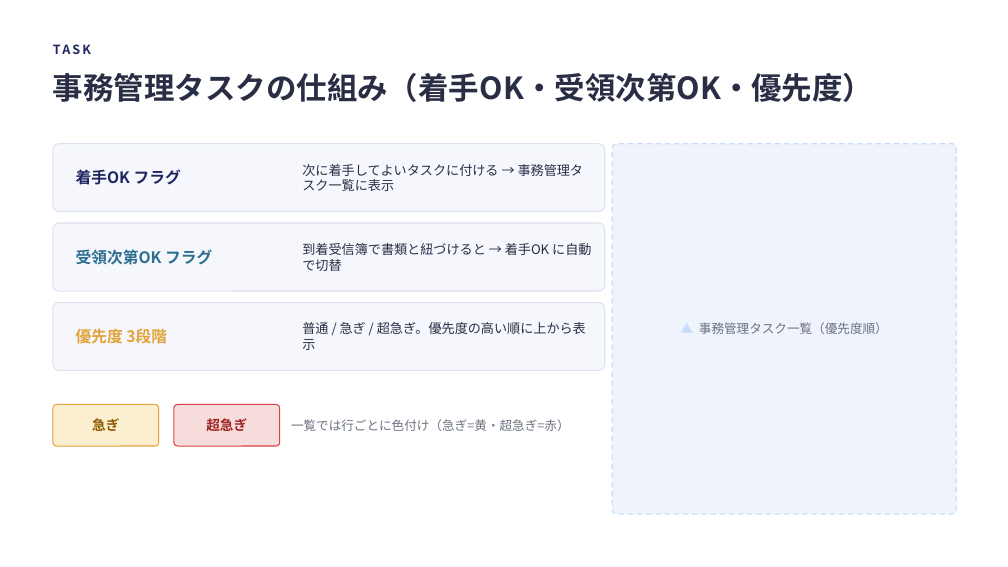
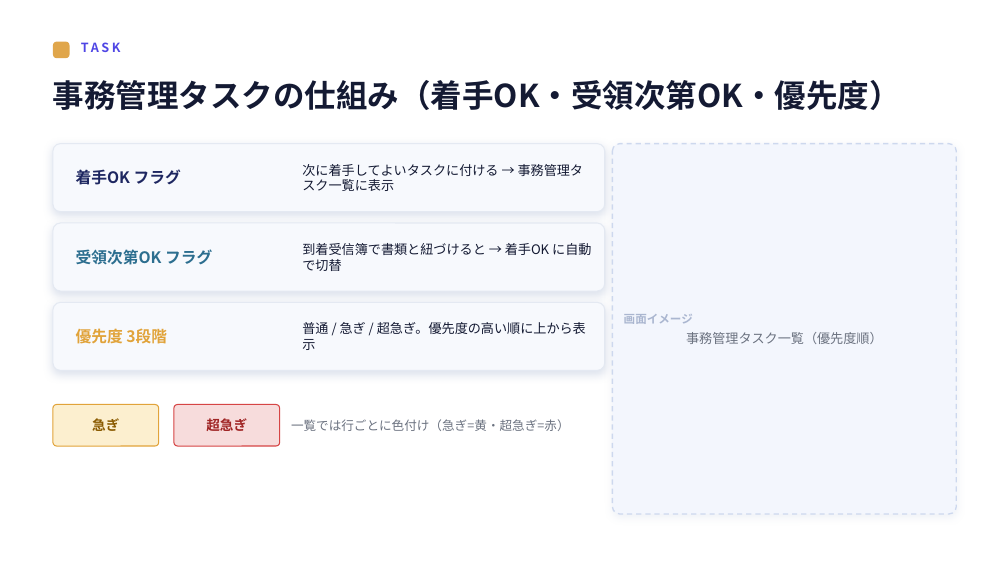
Before and after one commit to IVipcy/SouzokPlatform, a slide deck: slide 10 of docs/新システム移行説明会_rev2.pptx. Drawn at 1008x567 pixels with LibreOffice and Linux fonts; fonts in the diff are those of the drawing. Boxes give left, top, right and bottom in pixels: in the first picture for what was removed or moved away, otherwise in the second. Text is boxed around its words. In the diff, an @@ line names an element or a change of style, - is before the commit and + after.

Commit message:
移行説明会rev2 デザイン刷新：テキスト羅列をやめ、feature系スライドを「番号タイル＋ポイントカード」に。全カードにソフトシャドウ、見出しはゴールドアクセント＋インディゴのキッカー、画面イメージ枠も角丸＋影で整理。共通ヘルパー刷新で全22枚を一括底上げ。

```diff
--- a/docs/新システム移行説明会_rev2.pptx
+++ b/docs/新システム移行説明会_rev2.pptx
@@ rounded rectangle added at <box>53,42,70,58</box>, fill #E0A64B @@
@@ text "TASK": place and size @@
-text "TASK" at <box>53,38,885,60</box>
+text "TASK" at <box>81,42,121,52</box>
@@ text "TASK" at <box>81,42,121,52</box>: text colour #1E2761 to #4F46E5, letter spacing 2 to 2.5 pt @@
@@ text "事務管理タスクの仕組み（着手OK・受領次第OK・優先度）": place and size @@
-text "事務管理タスクの仕組み（着手OK・受領次第OK・優先度）" at <box>53,73,873,102</box>
+text "事務管理タスクの仕組み（着手OK・受領次第OK・優先度）" at <box>53,80,901,110</box>
@@ text "事務管理タスクの仕組み（着手OK・受領次第OK・優先度）" at <box>53,80,901,110</box>: size 29 to 30 pt, text colour #2A2E45 to #141A33 @@
@@ rounded rectangle added at <box>613,144,957,514</box>, fill #F3F6FD, outline #CDD8EE 1.25 pt dashed @@
@@ text "画面イメージ 事務管理タスク一覧（優先度順）": place and size @@
-text "画面イメージ 事務管理タスク一覧（優先度順）" at <box>613,144,957,514</box>
+text "画面イメージ 事務管理タスク一覧（優先度順）" at <box>624,314,883,344</box>
@@ text "画面イメージ 事務管理タスク一覧（優先度順）" at <box>624,314,883,344</box>: fill #EEF3FC to none; outline #CADCFC 1.25 pt dashed to none @@
@@ fill #F5F7FC to #F7F9FD; outline #DCE3F0 1 pt to #E4E9F2 1 pt; shadow on; proportions changed in 3 elements at <box>53,144,605,212</box>, <box>53,223,605,291</box>, <box>53,302,605,371</box> @@
@@ text colour #2A2E45 to #141A33 in 3 elements at <box>302,164,584,191</box>, <box>302,243,591,271</box>, <box>302,322,586,350</box> @@
@@ text at <box>624,314,883,344</box>: text changed; size 12 to 12.5 pt @@
-▲ 事務管理タスク一覧（優先度順）
+画面イメージ
+事務管理タスク一覧（優先度順）
```
Also in this commit, not shown: 21 other slides changed.
